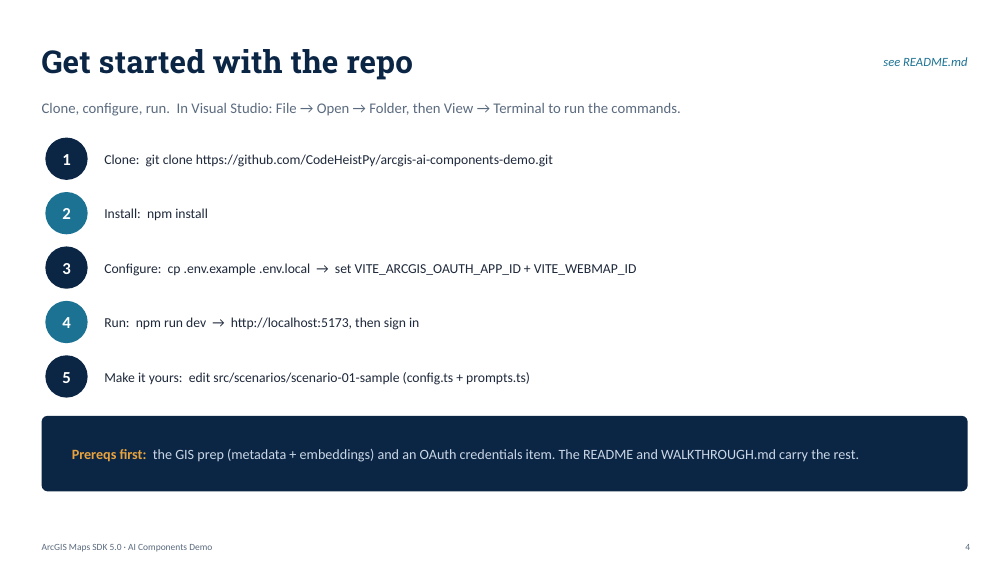
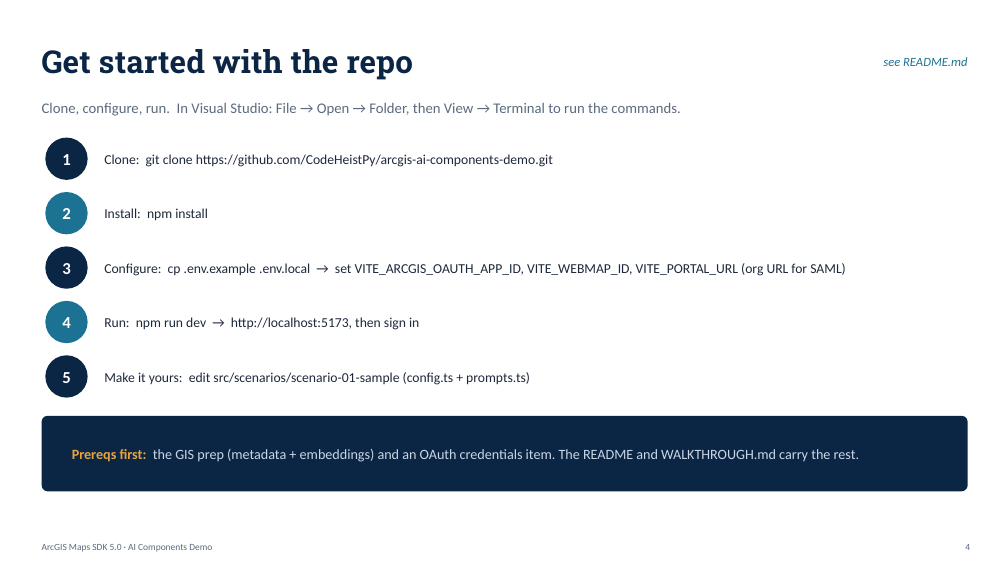
Before and after one commit to CodeHeistPy/arcgis-ai-components-demo, a slide deck: slide 4 of docs/slides/ArcGIS-AI-Components-Walkthrough.pptx. Drawn at 1008x567 pixels with LibreOffice and Linux fonts; fonts in the diff are those of the drawing. Boxes give left, top, right and bottom in pixels: in the first picture for what was removed or moved away, otherwise in the second. Text is boxed around its words. In the diff, an @@ line names an element or a change of style, - is before the commit and + after.

```diff
--- a/docs/slides/ArcGIS-AI-Components-Walkthrough.pptx
+++ b/docs/slides/ArcGIS-AI-Components-Walkthrough.pptx
@@ text at (104, 263, 846, 276): text changed @@
-Configure: cp .env.example .env.local → set VITE_ARCGIS_OAUTH_APP_ID + VITE_WEBMAP_ID
+Configure: cp .env.example .env.local → set VITE_ARCGIS_OAUTH_APP_ID, VITE_WEBMAP_ID, VITE_PORTAL_URL (org URL for SAML)
```
Also in this commit, not shown: 1 other file.
